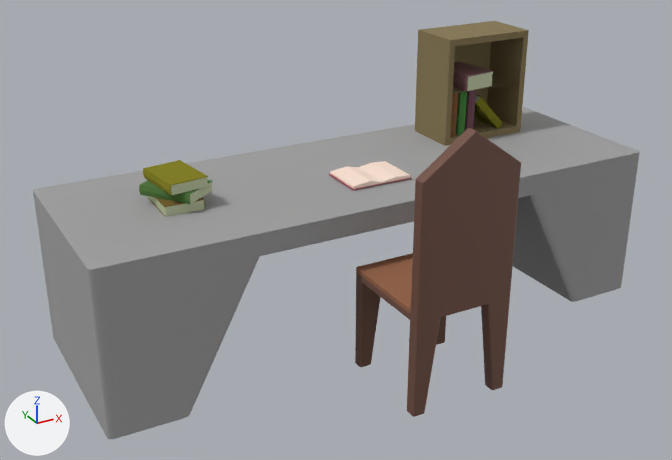
The FBX model Assets/Models/WriterDesk.fbx, before and after one commit.
One viewpoint serves both versions: a 50 mm lens placed at (-6.33, -23.23, 6.93), pointed at (0.3, -11.17, 0.9). Lighting does not change. The marker at lower left points along +X, +Y and +Z. Where no turn or scale is listed for an object, it has been applied to the vertices. Vertices at the same position are counted once.

In view in the first picture: 'Cube.016', 'Cube.018', 'Cube.020', 'Cube.021', 'Cube.022', 'Cube.023', 'kitap2.002', 'kitap2.003', 'kitap2.006', 'kitap2.007', 'kitap2.010', 'kitap2.011', 'kitap2.019', 'kitap2.021', 'kitap2.022'.
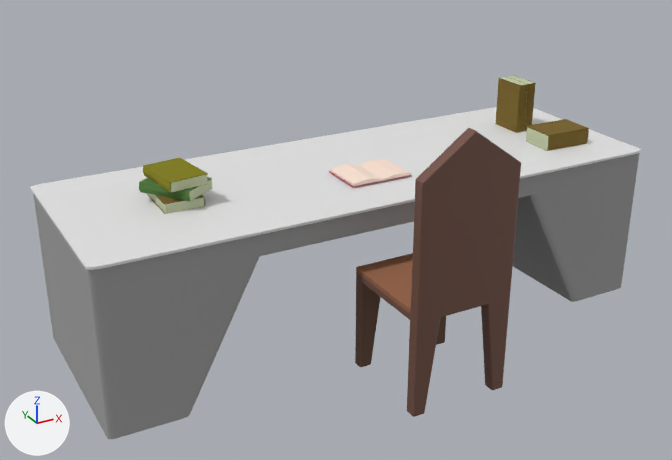
Where the change shows, as pixel boxes (x1, y1, x2, y2) in the pictures (672 x 460 px):
'Cube.003', added
    after: (30, 107, 641, 270)
'Cube.018', deleted
    before: (415, 21, 529, 146)
'Cube.016', moved
    before: (330, 161, 410, 189)
    after: (330, 159, 410, 186)
'kitap2.004', moved, turned, rescaled (not visible before)
    after: (495, 77, 528, 133)
'kitap2.011', moved
    before: (143, 160, 209, 196)
    after: (143, 158, 209, 193)
'kitap2.016', added (yellow)
    after: (526, 119, 589, 151)
'kitap2.010', moved
    before: (139, 180, 213, 204)
    after: (139, 177, 212, 201)
'kitap2.022', deleted (brown)
    before: (453, 61, 493, 91)
'kitap2.019', deleted (yellow)
    before: (474, 95, 503, 128)
'kitap2.003', reshaped, moved, turned, rescaled
    before: (456, 91, 467, 135)
    after: (501, 77, 526, 85)
'kitap2.021', deleted
    before: (467, 72, 493, 91)
'kitap2.001', moved, turned, rescaled (not visible before)
    after: (514, 76, 536, 131)
'kitap2.006', deleted
    before: (465, 90, 476, 130)
'kitap2.015', added
    after: (526, 127, 548, 150)
'kitap2.002', reshaped, moved, turned, rescaled
    before: (450, 93, 458, 137)
    after: (509, 76, 534, 125)
'kitap2.007', moved
    before: (148, 197, 206, 217)
    after: (147, 194, 205, 214)

Patch to the scene script:
```diff
--- a/Assets/Models/WriterDesk.fbx.py
+++ b/Assets/Models/WriterDesk.fbx.py
@@ me_cube_021 @@
 # used by ob_kitap2_002; location = (3.18, -10.04, 2.16); rotation_euler = (2.346, 0.0, 1.571), in degrees (134, 0, 90); scale = (0.01, 0.01, 0.01)
-me_cube_021.from_pydata(...)  # 32 vertices, 26 faces; spans x -22.8..35.8, y -33.5..34.7, z -33.4..33.9
-me_cube_021.materials.append(mat_material_005)  # brown #774d28
+me_cube_021.from_pydata(...)  # 48 vertices, 40 faces; spans x -45.7..45.5, y -6.8..8.2, z -36.0..27.3
+# me_cube_021 part 2: the whole mesh is rebuilt
+me_cube_021.materials.append(mat_material_008)  # green #bdc6a1
@@ me_cube_022 @@
 # used by ob_kitap2_003; location = (3.37, -10.04, 2.16); rotation_euler = (2.346, 0.0, 1.571), in degrees (134, 0, 90); scale = (0.01, 0.01, 0.01)
-me_cube_022.from_pydata(...)  # 32 vertices, 26 faces; spans x -22.8..35.8, y -33.5..34.7, z -33.4..33.9
-me_cube_022.materials.append(mat_material_007)  # dark green #407c37
+me_cube_022.from_pydata(...)  # 48 vertices, 40 faces; spans x -45.7..45.5, y -6.8..8.2, z -36.0..27.3
+# me_cube_022 part 1: the whole mesh is rebuilt
+me_cube_022.materials.append(mat_material_004)  # green #bdc6a1
@@ ob_kitap2_001 @@
 ob_kitap2_001 = bpy.data.objects.new('kitap2.001', me_cube_016)
-ob_kitap2_001.location = (3.2, -10.02, 2.16)
-ob_kitap2_001.rotation_euler = (2.346, 0.0, 1.571)  # degrees (134, 0, 90)
-ob_kitap2_001.scale = (0.01, 0.01, 0.01)
+ob_kitap2_001.location = (4.77, -10.2, 2.12)
+ob_kitap2_001.rotation_euler = (0.0, 1.597, -1.571)  # degrees (0, 92, -90)
+ob_kitap2_001.scale = (0.01, 0.0109, 0.01)
@@ ob_kitap2_007 @@
 ob_kitap2_007 = bpy.data.objects.new('kitap2.007', me_cube_064)
-ob_kitap2_007.location = (-2.06, -10.58, 1.72)
+ob_kitap2_007.location = (-2.06, -10.58, 1.76)
@@ ob_kitap2_006 @@
-ob_kitap2_006 = bpy.data.objects.new('kitap2.006', me_cube_025)
@@ ob_kitap2_002 @@
 ob_kitap2_002 = bpy.data.objects.new('kitap2.002', me_cube_021)
-ob_kitap2_002.location = (3.18, -10.04, 2.16)
-ob_kitap2_002.rotation_euler = (2.346, 0.0, 1.571)  # degrees (134, 0, 90)
-ob_kitap2_002.scale = (0.01, 0.01, 0.01)
+ob_kitap2_002.location = (4.75, -10.17, 2.12)
+ob_kitap2_002.rotation_euler = (0.0, 1.597, -1.571)  # degrees (0, 92, -90)
+ob_kitap2_002.scale = (0.01, 0.0109, 0.01)
@@ ob_kitap2_022 @@
-ob_kitap2_022 = bpy.data.objects.new('kitap2.022', me_cube_079)
@@ ob_cube_018 @@
-ob_cube_018 = bpy.data.objects.new('Cube.018', me_cube_006)
@@ ob_kitap2_019 @@
-ob_kitap2_019 = bpy.data.objects.new('kitap2.019', me_cube_076)
@@ ob_kitap2_011 @@
 ob_kitap2_011 = bpy.data.objects.new('kitap2.011', me_cube_068)
-ob_kitap2_011.location = (-2.19, -10.59, 2.05)
+ob_kitap2_011.location = (-2.19, -10.59, 2.09)
@@ ob_kitap2_003 @@
 ob_kitap2_003 = bpy.data.objects.new('kitap2.003', me_cube_022)
-ob_kitap2_003.location = (3.37, -10.04, 2.16)
-ob_kitap2_003.rotation_euler = (2.346, 0.0, 1.571)  # degrees (134, 0, 90)
-ob_kitap2_003.scale = (0.01, 0.01, 0.01)
+ob_kitap2_003.location = (4.6, -10.17, 2.12)
+ob_kitap2_003.rotation_euler = (0.0, -1.544, 1.571)  # degrees (0, -88, 90)
+ob_kitap2_003.scale = (0.01, 0.0109, 0.01)
@@ ob_kitap2_021 @@
-ob_kitap2_021 = bpy.data.objects.new('kitap2.021', me_cube_078)
@@ ob_kitap2_010 @@
 ob_kitap2_010 = bpy.data.objects.new('kitap2.010', me_cube_067)
-ob_kitap2_010.location = (-2.17, -10.62, 1.88)
+ob_kitap2_010.location = (-2.17, -10.62, 1.92)
@@ ob_cube_016 @@
 ob_cube_016 = bpy.data.objects.new('Cube.016', me_cube_002)
-ob_cube_016.location = (1.0, -11.06, 1.69)
+ob_cube_016.location = (1.0, -11.06, 1.73)
@@ ob_kitap2_004 @@
 ob_kitap2_004 = bpy.data.objects.new('kitap2.004', me_cube_023)
-ob_kitap2_004.location = (3.39, -10.02, 2.16)
-ob_kitap2_004.rotation_euler = (2.346, 0.0, 1.571)  # degrees (134, 0, 90)
-ob_kitap2_004.scale = (0.01, 0.01, 0.01)
+ob_kitap2_004.location = (4.57, -10.2, 2.12)
+ob_kitap2_004.rotation_euler = (0.0, -1.544, 1.571)  # degrees (0, -88, 90)
+ob_kitap2_004.scale = (0.01, 0.0109, 0.01)
@@ ob_cube_003 @@
+ob_cube_003 = bpy.data.objects.new('Cube.003', me_cube_026)  # 152 vertices, 150 faces; spans x -4.89..4.89, y -1.7..1.7, z -0.02..0.02
+ob_cube_003.location = (0.94, -10.58, 1.65)
@@ ob_kitap2_015 @@
+ob_kitap2_015 = bpy.data.objects.new('kitap2.015', me_cube_012)  # 48 vertices, 40 faces; spans x -0.457..0.455, y -0.273..0.36, z -0.122..0.147; in mat_material_097 (green #bdc6a1)
+ob_kitap2_015.location = (4.76, -11.26, 1.8)
@@ ob_kitap2_016 @@
+ob_kitap2_016 = bpy.data.objects.new('kitap2.016', me_cube_013)  # 32 vertices, 26 faces; spans x -0.456..0.456, y -0.255..0.399, z -0.157..0.132; in mat_material_023 (dark yellow #776122)
+ob_kitap2_016.location = (4.76, -11.29, 1.83)
```
